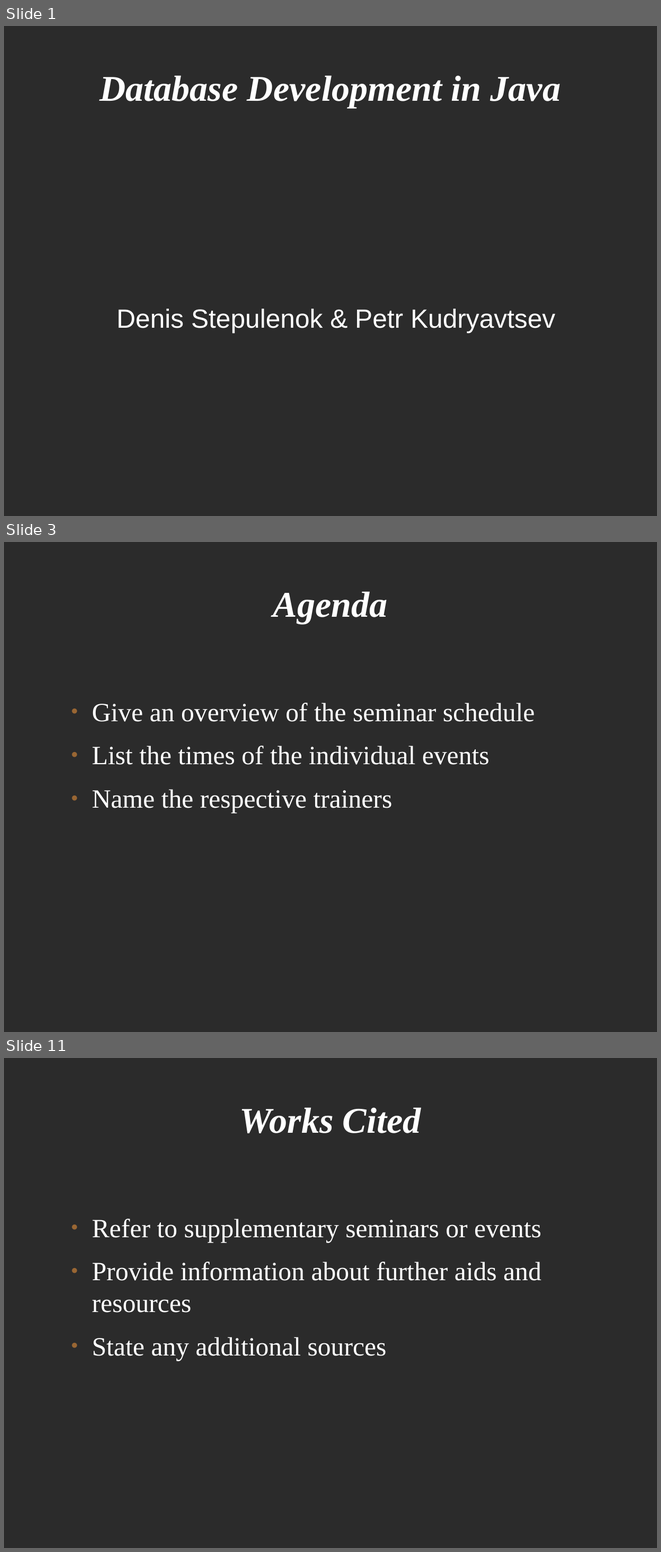
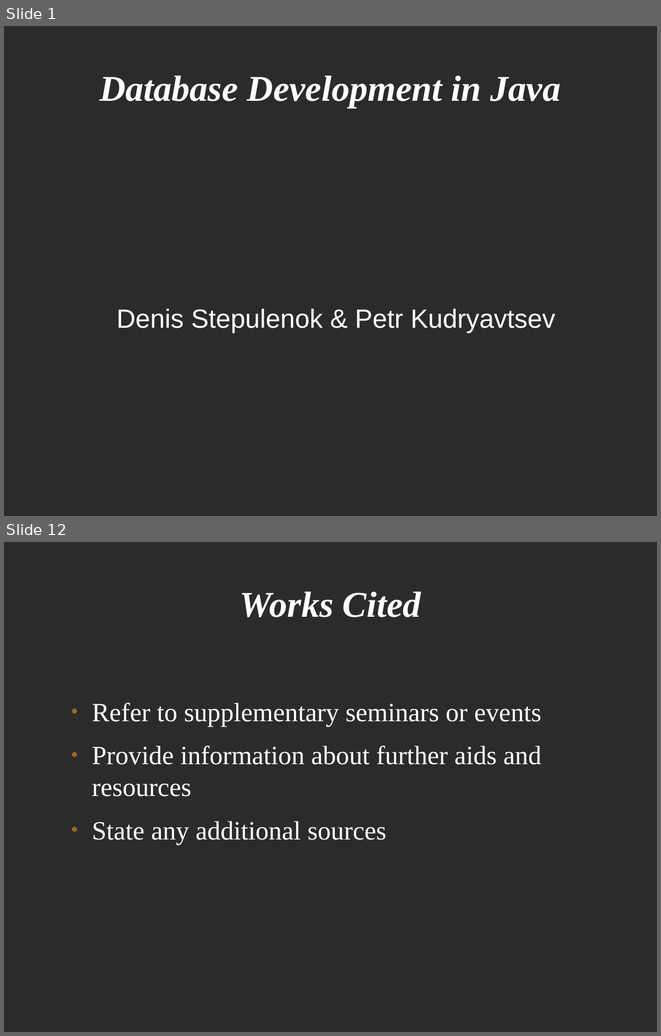
Before and after one commit to levelp/java, a slide deck: Java Databases.odp. Shown one above the other, each under a label of ours: slides 1, 3 and 11 before the commit, slides 1 and 12 after it; the slides between them are not shown. The pictures are 661x1552 and 661x1036 pixels, drawn with LibreOffice and Linux fonts; fonts in the diff are those of the drawing; background and template pictures are left out; a plain dark background stands for a picture behind light text. Boxes give left, top, right and bottom in pixels: in the first picture for what was removed or moved away, otherwise in the second. Text is boxed around its words. In the diff, an @@ line names an element or a change of style, - is before the commit and + after.

```diff
--- a/Java Databases.odp
+++ b/Java Databases.odp
@@ slide 3 removed at [4,542,657,1032], background picture (left out) @@
@@ title removed at [273,591,388,624] @@
-Agenda
@@ text removed at [92,703,535,813] @@
-● Give an overview of the seminar schedule
-● List the times of the individual events
-● Name the respective trainers
@@ what was slide 11 is now slide 12 @@
```
Also in this commit, not shown: 10 slides added, 8 other slides removed, 1 other file.
